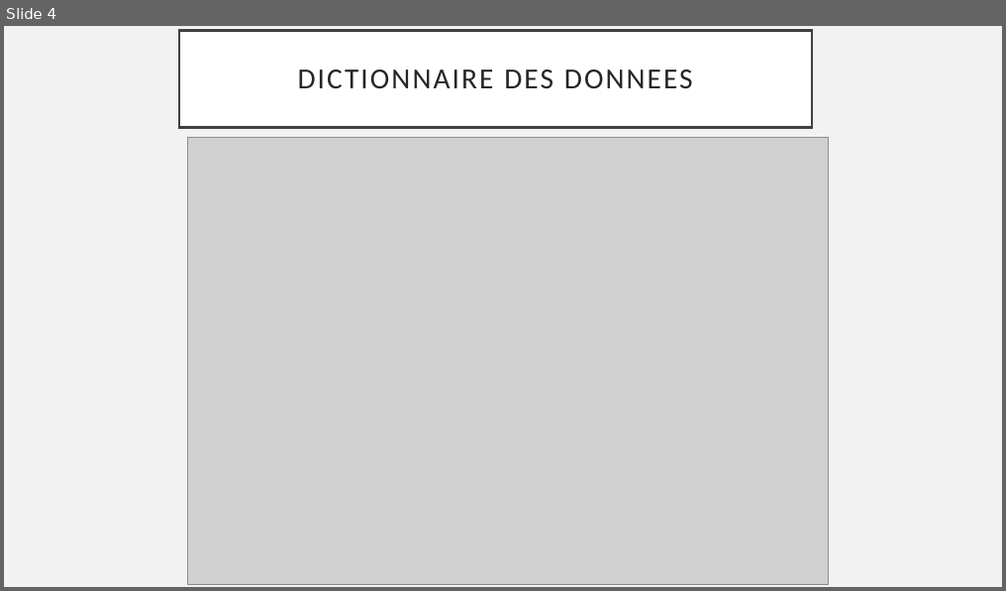
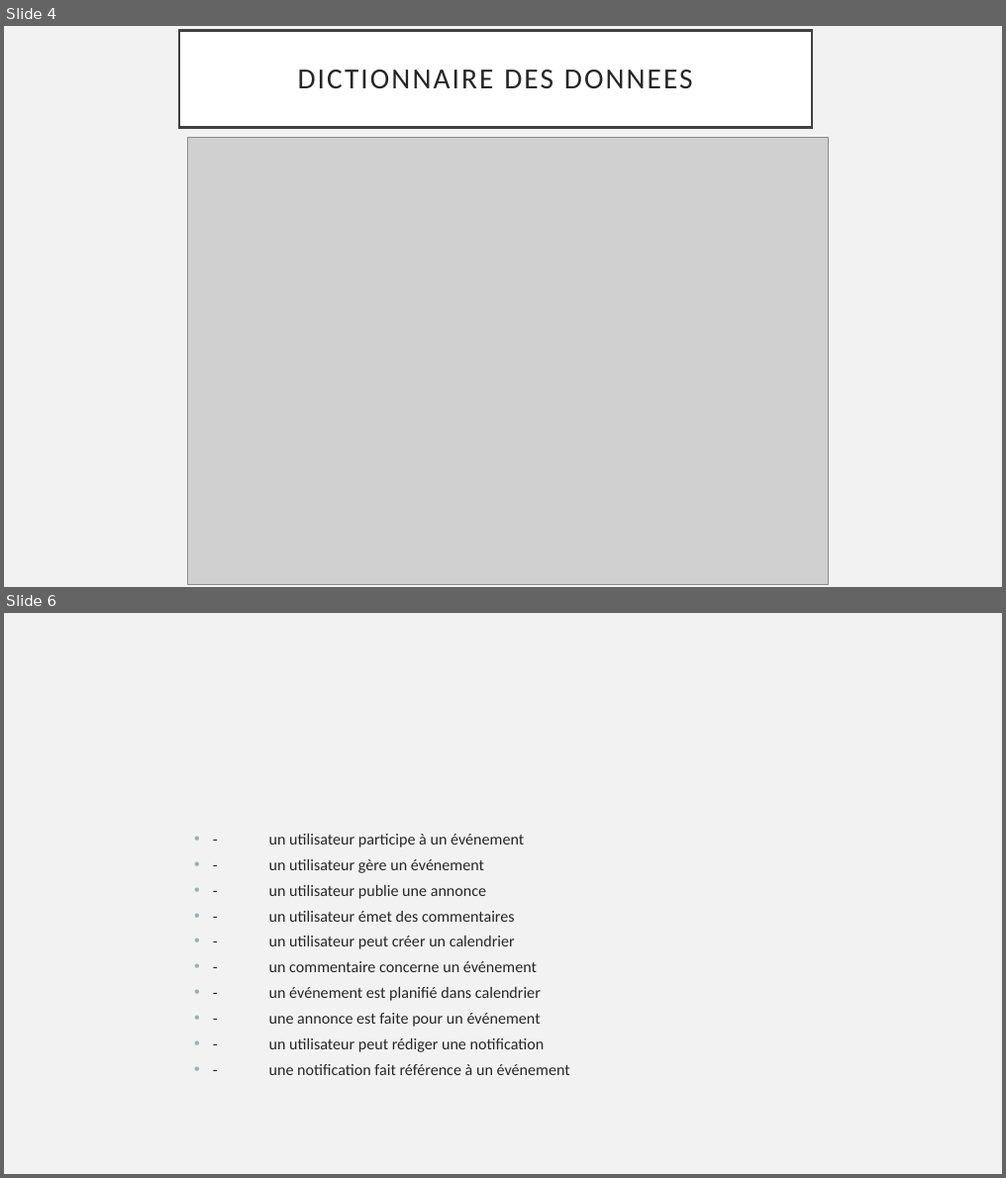
Before and after one commit to massiresogore/seminaire, a slide deck: conception/presentation/Presentation.pptx. Shown one above the other, each under a label of ours: slide 4 before the commit, slides 4 and 6 after it; the slides between them are not shown. The pictures are 1006x591 and 1006x1178 pixels, drawn with LibreOffice and Linux fonts; fonts in the diff are those of the drawing; grey boxes stand for pictures. Boxes give left, top, right and bottom in pixels: in the first picture for what was removed or moved away, otherwise in the second. Text is boxed around its words. In the diff, an @@ line names an element or a change of style, - is before the commit and + after.

```diff
--- a/conception/presentation/Presentation.pptx
+++ b/conception/presentation/Presentation.pptx
@@ slide 6 added at (4,613,1002,1174), background #F2F2F2 @@
@@ text added at (269,834,570,1075), 15.3 pt, text #262626 @@
+• - un utilisateur participe à un événement
+• - un utilisateur gère un événement
+• - un utilisateur publie une annonce
+• - un utilisateur émet des commentaires
+• - un utilisateur peut créer un calendrier
+• - un commentaire concerne un événement
+• - un événement est planifié dans calendrier
+• - une annonce est faite pour un événement
+• - un utilisateur peut rédiger une notification
+• - une notification fait référence à un événement
```
Also in this commit, not shown: 2 slides changed, 2 other slides added, 4 slides removed, 24 other files.
